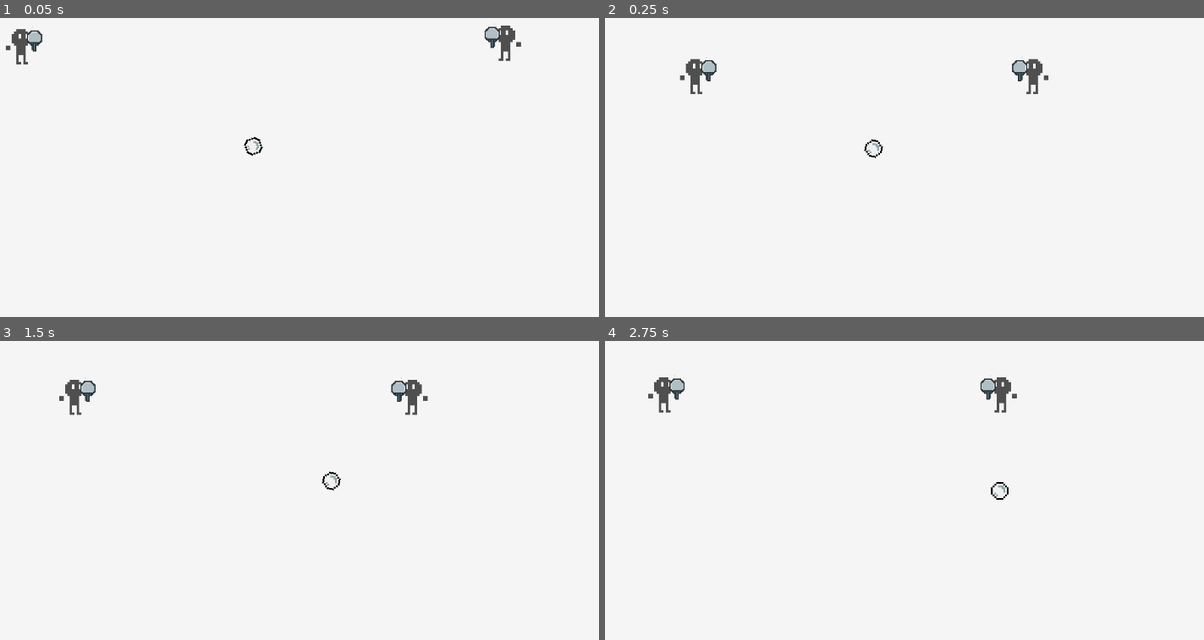
Above: before the commit, frames 1-4 (two rows, left to right).
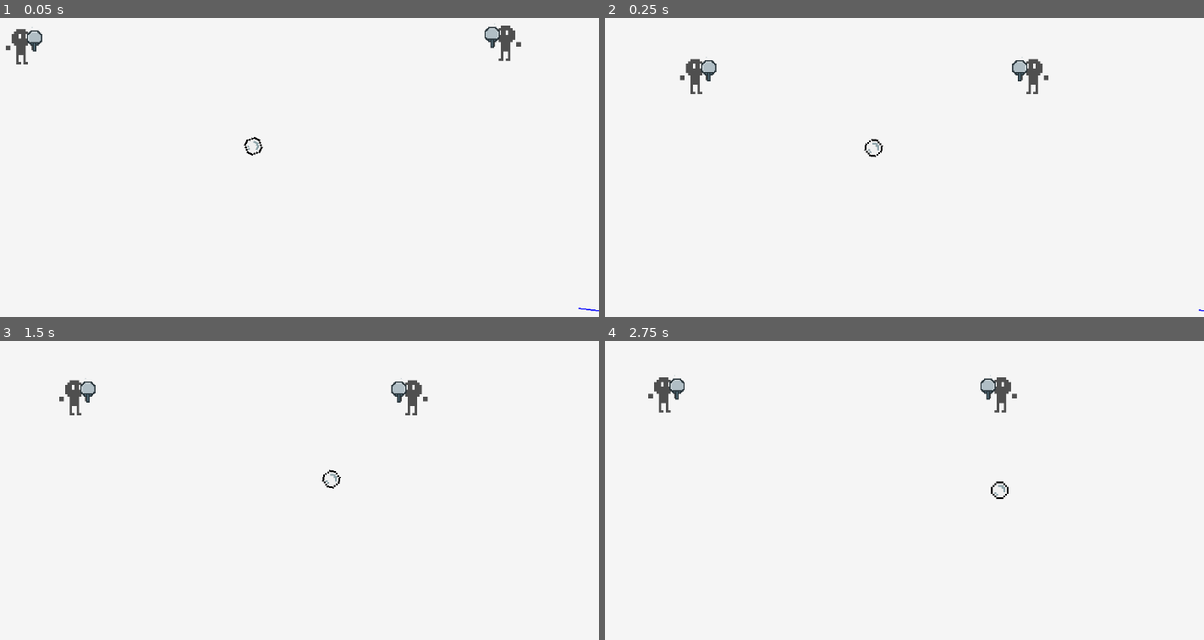
Above: after the commit, the same moments.

Repository: xharris/pongplus
Game: Godot game, scene res://entities/game/game.tscn
Two runs of this game, one before a commit and one after it. Both use one fixed random seed, a clock stepped at 60 frames per second and the inputs below.
Inputs:
- Up to frame 1 (0.05 s): no input
- Up to frame 2 (0.25 s): no input
- Up to frame 3 (1.5 s): no input
- Up to frame 4 (2.75 s): no input

The runs differ from the first frame. In frame 1, less than 0.1% of the frame differs, in the area x 96-100%, y 96-99%; in frame 2, less than 0.1%; in frame 3, 0.2%, in the area x 9-72%, y 12-50%; in frame 4, less than 0.1%.

Commit message:
fixes Ball Camera position bug

Diff:
--- a/components/camera/camera.gd
+++ b/components/camera/camera.gd
@@ -10,20 +10,21 @@
 ## [code]1.0[/code] is exact average of all focal points[br]
 static var focal_point_weight: float = 0.2
 
-static func update_view(delta: float):
+static func update_view(_delta: float):
     var root: Node2D = Engine.get_main_loop().current_scene
     if not root:
         return
     var canvas_transform = Transform2D.IDENTITY
-    for c: Camera in root.get_tree().get_nodes_in_group(Groups.CAMERA):
-        canvas_transform *= c._xform
     # get focal point
     var total_position: Vector2
     var focal_points = 0
-    for c: CameraFocalPoint in root.get_tree().get_nodes_in_group(Groups.CAMERA_FOCAL_POINT):
-        focal_points += 1
-        total_position += c.global_position
+    for c: Camera in root.get_tree().get_nodes_in_group(Groups.CAMERA):
+        canvas_transform *= c._xform
+        if c.is_focal_point:
+            focal_points += 1
+            total_position += c.global_position
     var viewport = root.get_viewport()
+    #_static_log.debug("focal points: %d" % [focal_points])
     if focal_points > 0:
         var avg_position = total_position / focal_points
         var view_center = viewport.get_visible_rect().size / 2
@@ -33,6 +34,7 @@
 
 @export var shake_duration: float = 1.5
 @export var shake_intensity: float = 30
+@export var is_focal_point: bool = false
 
 var _log = Logger.new("camera")
 var _shake_t: float = 0
--- a/components/camera/camera.tscn
+++ b/components/camera/camera.tscn
@@ -3,5 +3,4 @@
 [ext_resource type="Script" uid="uid://bpu0kx3kdynxc" path="res://components/camera/camera.gd" id="1_s8cyt"]
 
 [node name="Camera" type="Node2D"]
-top_level = true
 script = ExtResource("1_s8cyt")
--- a/components/camera/camera_focal_point.gd
+++ /dev/null
@@ -1,5 +0,0 @@
-extends Node2D
-class_name CameraFocalPoint
-
-func _ready() -> void:
-    add_to_group(Groups.CAMERA_FOCAL_POINT)
--- a/components/camera/camera_focal_point.tscn
+++ /dev/null
@@ -1,6 +0,0 @@
-[gd_scene load_steps=2 format=3 uid="uid://d1ksrh6dvtg8u"]
-
-[ext_resource type="Script" uid="uid://b15xrsoc3l3db" path="res://components/camera/camera_focal_point.gd" id="1_7crvv"]
-
-[node name="CameraFocalPoint" type="Node2D"]
-script = ExtResource("1_7crvv")
--- a/components/missile/missile.gd
+++ b/components/missile/missile.gd
@@ -5,6 +5,7 @@
 const MISSILE_DURATION_MIN: float = 3
 ## Seconds
 const MISSILE_DURATION_MAX: float = 1
+const DRAW_DEBUG: bool = true
 
 var _log = Logger.new("missile")
 var _current_curve: Curve2D
@@ -12,7 +13,7 @@
 
 var duration_curve: Curve = preload("res://components/missile/default_duration_curve.tres")
 var target_history: Array[Node2D]
-var curve_distance: float = 0
+var curve_distance: float = 5
 var missile_position: Vector2
 ## [0, 1]
 var duration_curve_position: float:
@@ -23,15 +24,27 @@
         return _tween and _tween.is_running()
 var _last_position: Vector2
 var velocity: Vector2
+var _debug_midpoint: Vector2
+var _debug_control_point: Vector2
+var curve: Curve2D
 
 func _process(delta: float) -> void:
     velocity = (global_position - _last_position).normalized()
     _last_position = global_position
 
+func _draw() -> void:
+    if DRAW_DEBUG:
+        draw_set_transform_matrix(global_transform.affine_inverse())
+        draw_circle(_debug_midpoint, 10, Color.RED)
+        draw_circle(_debug_control_point, 10, Color.GREEN)
+        if curve:
+            draw_polyline(curve.get_baked_points(), Color.BLUE, 2)
+
 func path_to(target: Node2D):
     target_history.append(target)
     var target_position = target.global_position
     var midpoint = (target_position + global_position) / 2
+    _debug_midpoint = midpoint
     # get tangent to direction
     var direction_to = global_position.direction_to(target_position)
     var angle_to = global_position.angle_to_point(target_position)
@@ -41,7 +54,7 @@
     var control_point = midpoint + \
         (Vector2.from_angle(control_angle) * curve_distance)
     # create curve
-    var curve = Curve2D.new()
+    curve = Curve2D.new()
     curve.add_point(global_position)
     curve.add_point(target_position)
     # create curve between ball and target
--- a/components/position_strategy/position_strategy.gd
+++ b/components/position_strategy/position_strategy.gd
@@ -1,3 +1,4 @@
+## Position list of nodes in specific formation (formations in ./strategies)
 extends Resource
 class_name PositionStrategy
 
--- a/entities/ball/ball.tscn
+++ b/entities/ball/ball.tscn
@@ -4,7 +4,7 @@
 [ext_resource type="Script" uid="uid://dwjmlg6e8aiyq" path="res://entities/ball/ball.gd" id="1_jyt08"]
 [ext_resource type="Texture2D" uid="uid://capqpmjce2lnl" path="res://entities/ball/ball.png" id="3_w5wpn"]
 [ext_resource type="PackedScene" uid="uid://4b5bvjbbd8nl" path="res://components/hitbox/hitbox.tscn" id="4_we1t7"]
-[ext_resource type="PackedScene" uid="uid://d1ksrh6dvtg8u" path="res://components/camera/camera_focal_point.tscn" id="5_6mrx1"]
+[ext_resource type="PackedScene" uid="uid://do5aduvfpkbbv" path="res://components/camera/camera.tscn" id="5_6mrx1"]
 
 [sub_resource type="CircleShape2D" id="CircleShape2D_w5wpn"]
 radius = 16.0
@@ -23,4 +23,5 @@
 [node name="CollisionShape2D" type="CollisionShape2D" parent="Hitbox"]
 shape = SubResource("CircleShape2D_w5wpn")
 
-[node name="CameraFocalPoint" parent="." instance=ExtResource("5_6mrx1")]
+[node name="Camera" parent="." instance=ExtResource("5_6mrx1")]
+is_focal_point = true
--- a/entities/game/game.tscn
+++ b/entities/game/game.tscn
@@ -6,7 +6,7 @@
 [ext_resource type="PackedScene" uid="uid://cd6xno3u30o4r" path="res://entities/ball/ball.tscn" id="3_bbd0t"]
 [ext_resource type="Resource" uid="uid://d243gfh81ut2o" path="res://resources/player_controller_configs/player1.tres" id="3_vjvwb"]
 [ext_resource type="Resource" uid="uid://bjvscjrt5oohf" path="res://resources/player_controller_configs/player2.tres" id="4_vbwj1"]
-[ext_resource type="Script" uid="uid://fblxl8ipdlsr" path="res://components/visitor/visitor.gd" id="6_ikuqk"]
+[ext_resource type="Script" uid="uid://fblxl8ipdlsr" path="res://components/visitor.gd" id="6_ikuqk"]
 [ext_resource type="Resource" uid="uid://dw78u7op1vk8f" path="res://resources/ball_visitors/target_random_platform.tres" id="7_pxw13"]
 
 [node name="Game" type="Node2D"]
--- a/groups.gd
+++ b/groups.gd
@@ -8,4 +8,3 @@
 const BALL = &"ball"
 const GAME = &"game"
 const CAMERA = &"camera"
-const CAMERA_FOCAL_POINT = &"camera_focal_point"
--- a/resources/abilities/play.tres
+++ b/resources/abilities/play.tres
@@ -1,6 +1,6 @@
 [gd_resource type="Resource" script_class="Ability" load_steps=10 format=3 uid="uid://dhd07b8guciwu"]
 
-[ext_resource type="Script" uid="uid://fblxl8ipdlsr" path="res://components/visitor/visitor.gd" id="1_0p35y"]
+[ext_resource type="Script" uid="uid://fblxl8ipdlsr" path="res://components/visitor.gd" id="1_0p35y"]
 [ext_resource type="Script" uid="uid://2ap2s3ni6oid" path="res://components/ability/ability.gd" id="2_6hruh"]
 [ext_resource type="Resource" uid="uid://dochcbkgngp1a" path="res://resources/ball_visitors/all_stop_pathing.tres" id="2_7v7mu"]
 [ext_resource type="Resource" uid="uid://bm6dn72476p5w" path="res://resources/ball_visitors/set_one_instance.tres" id="2_ffbih"]
Not shown, removed: components/camera/camera_focal_point.gd.uid
Renamed: components/visitor/visitor.gd -> components/visitor.gd
Renamed: components/visitor/visitor.gd.uid -> components/visitor.gd.uid
